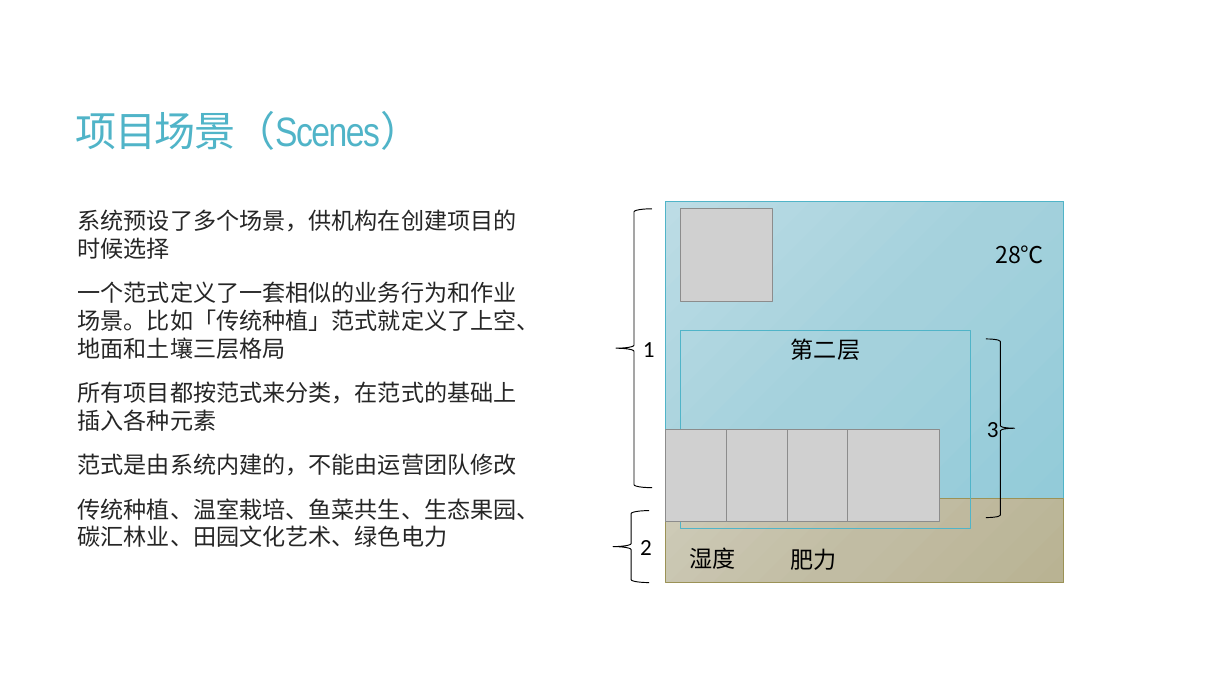
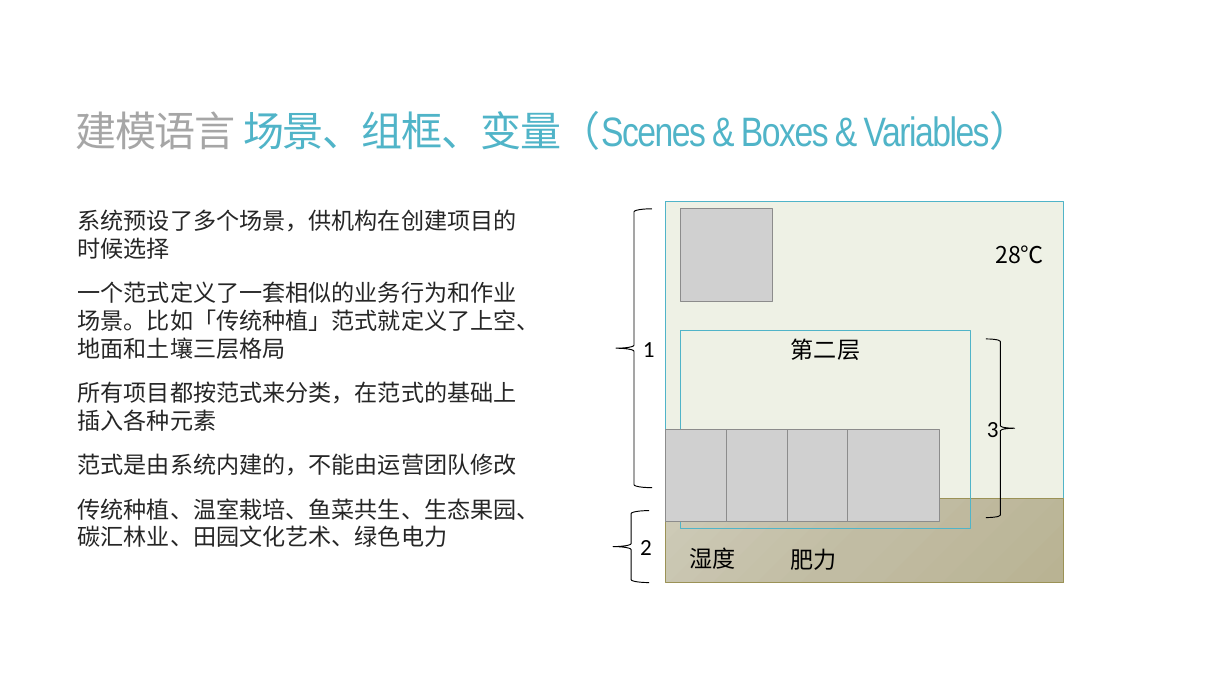
Before and after one commit to calcyu/chainway, a slide deck: slide 12 of Docs/城乡振兴元宇宙.pptx (slide 14 before the commit). Drawn at 1232x693 pixels with LibreOffice and Linux fonts; fonts in the diff are those of the drawing; grey boxes stand for pictures. Boxes give left, top, right and bottom in pixels: in the first picture for what was removed or moved away, otherwise in the second. Text is boxed around its words. In the diff, an @@ line names an element or a change of style, - is before the commit and + after.

```diff
--- a/Docs/城乡振兴元宇宙.pptx
+++ b/Docs/城乡振兴元宇宙.pptx
@@ title at [76, 111, 1031, 150]: text changed; font Noto Sans CJK SC to Arial Narrow @@
-项目场景（Scenes）
+建模语言 场景、组框、变量（Scenes & Boxes & Variables）
@@ rectangle at [666, 202, 1065, 499]: fill gradient #BDDCE5 to #A5D1DD to #94CBD9 to #EEF1E5 @@
```
Also in this commit, not shown: 13 other slides changed, 5 slides added, 11 slides removed, 28 other files.
